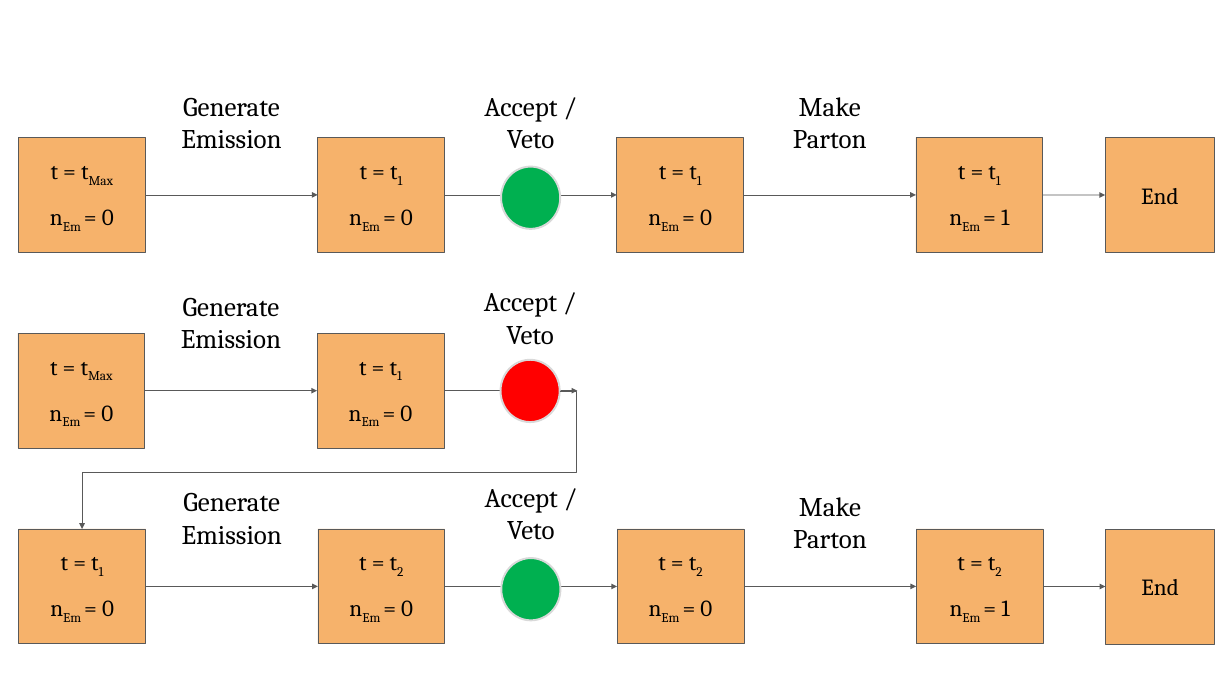
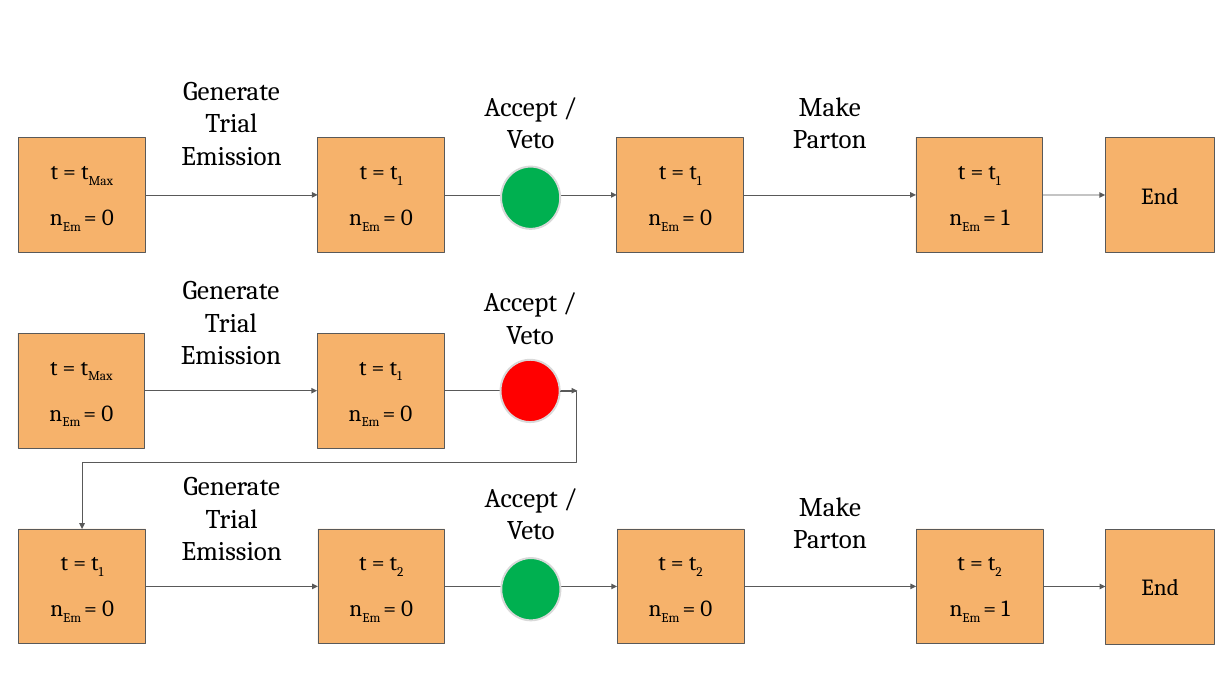
Before and after one commit to siddharthsule/gaps, a slide deck: slide 1 of doc/gaps-diagrams.pptx. Drawn at 1232x693 pixels with LibreOffice and Linux fonts; fonts in the diff are those of the drawing. Boxes give left, top, right and bottom in pixels: in the first picture for what was removed or moved away, otherwise in the second. Text is boxed around its words. In the diff, an @@ line names an element or a change of style, - is before the commit and + after.

```diff
--- a/doc/gaps-diagrams.pptx
+++ b/doc/gaps-diagrams.pptx
@@ text at bbox=[181, 81, 281, 165]: text changed @@
-Generate Emission
+Generate
+Trial Emission
@@ text at bbox=[181, 280, 281, 365]: text changed @@
-Generate Emission
+Generate
+Trial Emission
@@ elbow arrow (560, 391) - (82, 529): route changed @@
@@ text at bbox=[182, 476, 282, 561]: text changed @@
-Generate Emission
+Generate
+Trial Emission
```
Also in this commit, not shown: 6 other slides changed, 1 slide added.
